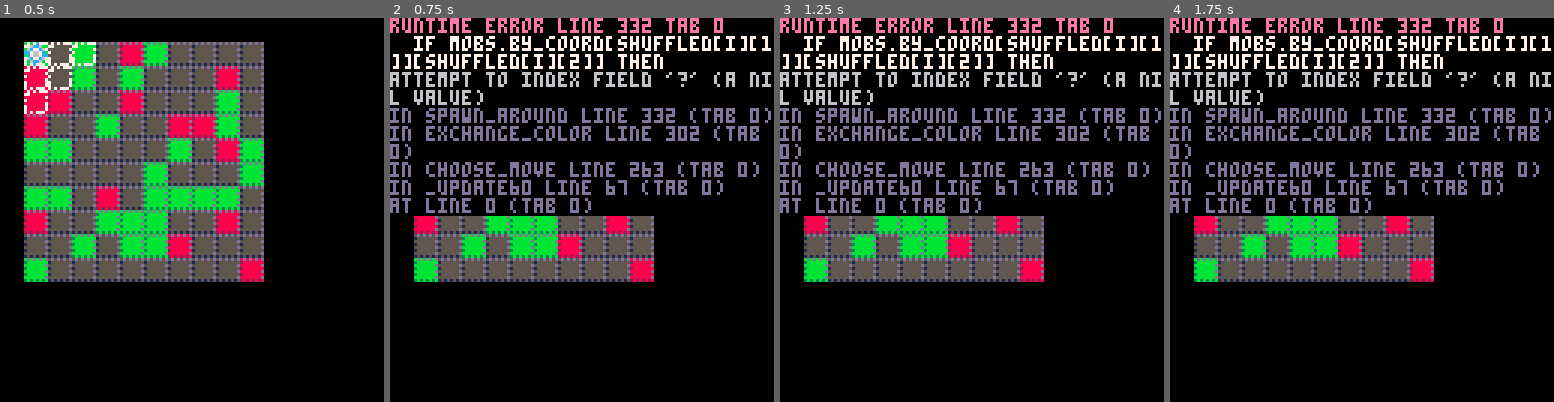
Above: before the commit, frames 1-4 (left to right).
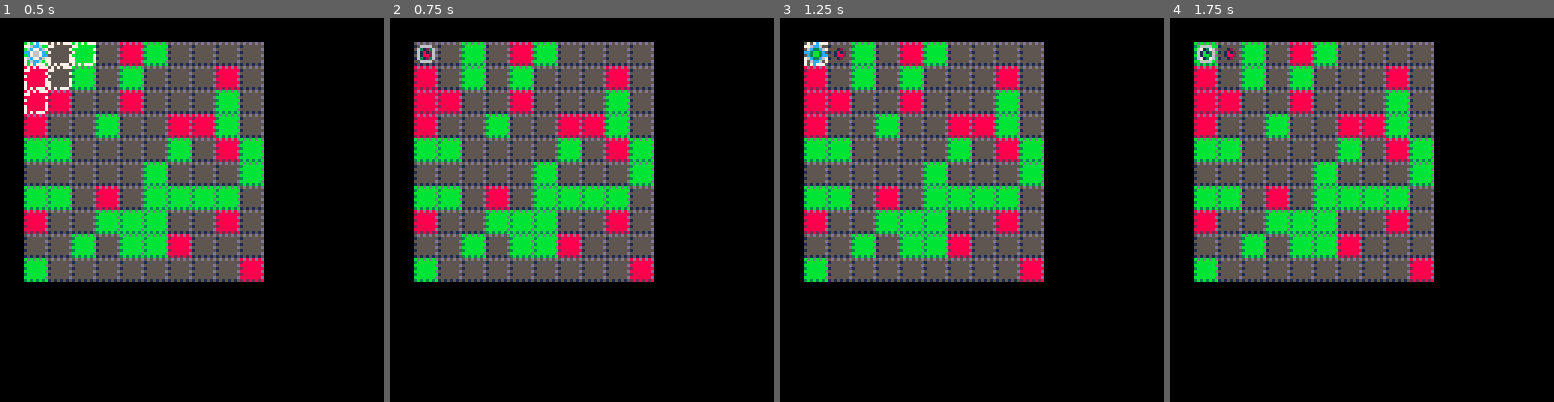
Above: after the commit, the same moments.

Repository: jcwilk/dv_prototype
Game: PICO-8 cartridge divproto.p8
Same seed, same stepped clock (60 frames per second), same inputs: the game is played once before the commit and once after it.
Inputs:
- Up to frame 1 (0.5 s): no input
- Up to frame 2 (0.75 s): tap O (Z key) at 0.7 s
- Up to frame 3 (1.25 s): no input
- Up to frame 4 (1.75 s): hold Right from 1.6 s (still down); tap O (Z key) at 1.7 s

Frame 1 is identical in both runs. In frame 2, 33% of the frame differs, in the area x 0-100%, y 0-52%; in frame 3, 33%; in frame 4, 33%.
Error before the commit: runtime error line 332 tab 0; if mobs.by_coord[shuffled[i][1]][shuffled[i][2]] then; attempt to index field '?' (a nil value)

Commit message:
Clean up code and fix an edge of map bug

Diff:
--- a/divproto.p8
+++ b/divproto.p8
@@ -182,14 +182,11 @@
 end
 
 function is_valid_move(x,y,entity)
- if x >= 1 and x <= 10 then
-  if y >= 1 and y <= 10 then
-   if is_color_compat(x,y,entity) then
- 	  return true
-	  end
-  end
- end
- return false
+ return (is_on_map(x,y) and is_color_compat(x,y,entity))
+end
+
+function is_on_map(x,y)
+ return (x >= 1 and x <= 10 and y >= 1 and y <= 10)
 end
 
 function is_color_compat(x,y,entity)
@@ -331,18 +328,24 @@
  end
  local spawn_left=1
  local shuffled2={}
+ local mob
  for i=1,#shuffled do
-  if mobs.by_coord[shuffled[i][1]][shuffled[i][2]] then
-   if spawn_mob(shuffled[i][1],shuffled[i][2],col) then
+  spot=shuffled[i]
+  mob=false
+  if is_on_map(spot[1],spot[2]) then
+   mob=mobs.by_coord[spot[1]][spot[2]]
+  end
+  if mob and mob.col != col then
+   if spawn_mob(spot[1],spot[2],col) then
     spawn_left-=1
     if spawn_left<1 then
      return
     end
    else
-    add(shuffled2,shuffled[i])
+    add(shuffled2,spot)
    end
   else
-   add(shuffled2,shuffled[i])
+   add(shuffled2,spot)
   end
  end
  for i=1,#shuffled2 do
Not shown, changed: index.js
